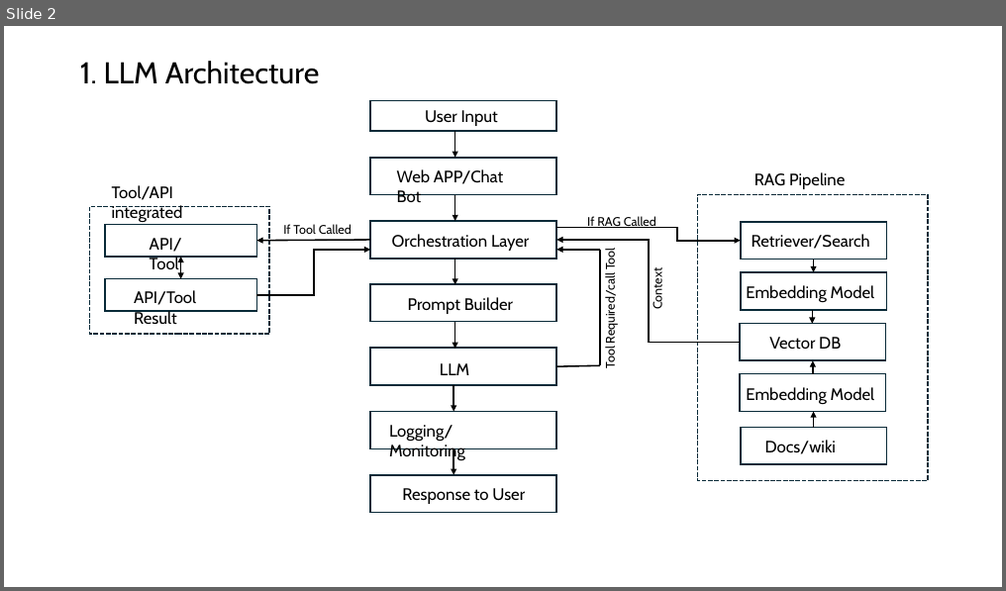
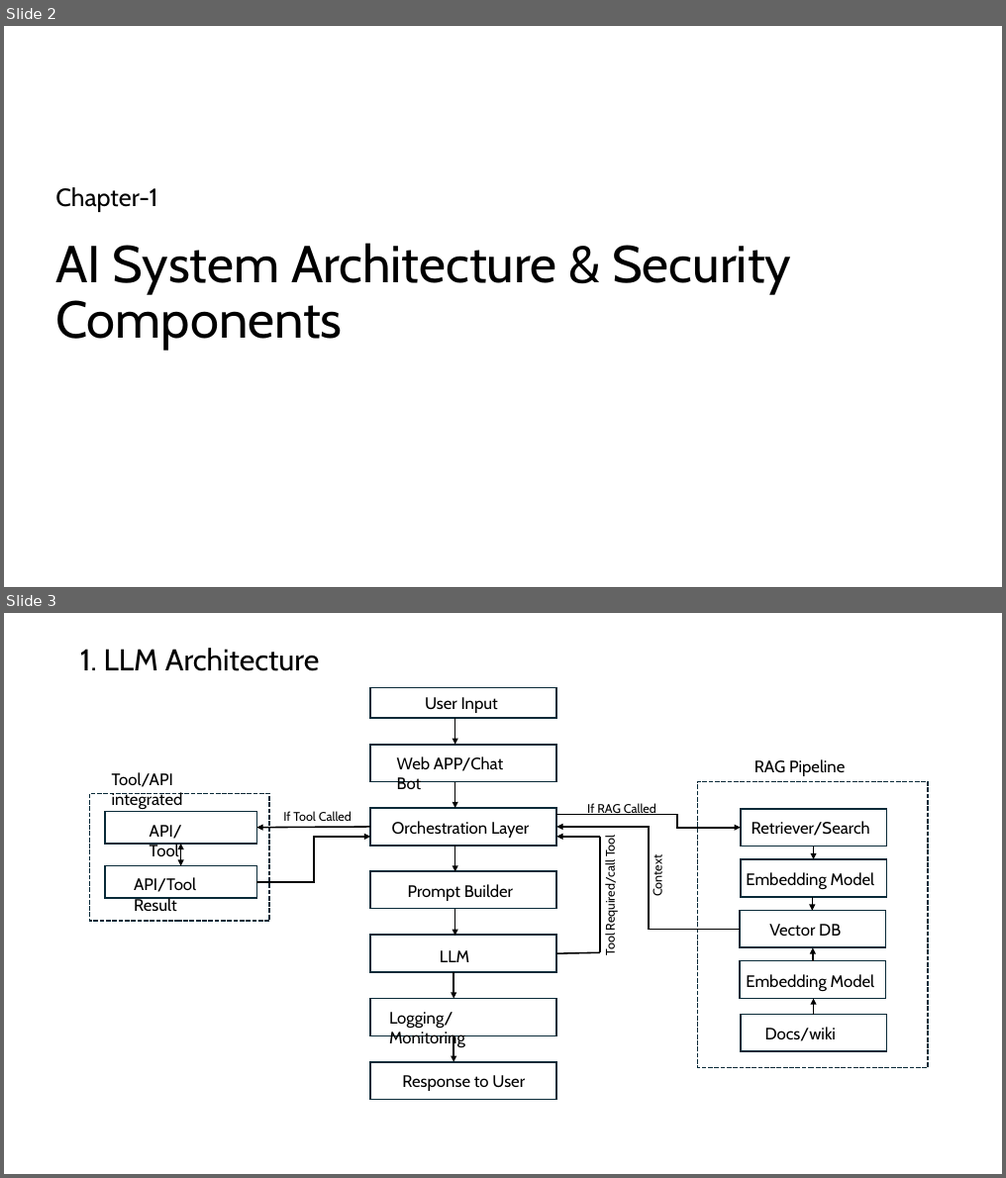
Before and after one commit to SivakumarGooda/AI-Security-Training, a slide deck: AI.pptx. Shown one above the other, each under a label of ours: slide 2 before the commit, slides 2 and 3 after it. The pictures are 1006x591 and 1006x1178 pixels, drawn with LibreOffice and Linux fonts; fonts in the diff are those of the drawing. Boxes give left, top, right and bottom in pixels: in the first picture for what was removed or moved away, otherwise in the second. Text is boxed around its words. In the diff, an @@ line names an element or a change of style, - is before the commit and + after.

```diff
--- a/AI.pptx
+++ b/AI.pptx
@@ slide 2 added at [4, 26, 1002, 587], background #FFFFFF @@
@@ subtitle added at [55, 187, 157, 212], 24 pt, text #000000 @@
+Chapter-1
@@ title added at [55, 243, 791, 350], 50 pt, text #000000 @@
+AI System Architecture & Security Components
@@ what was slide 2 is now slide 3 @@
```
Also in this commit, not shown: 9 other slides added, 1 slide removed.
